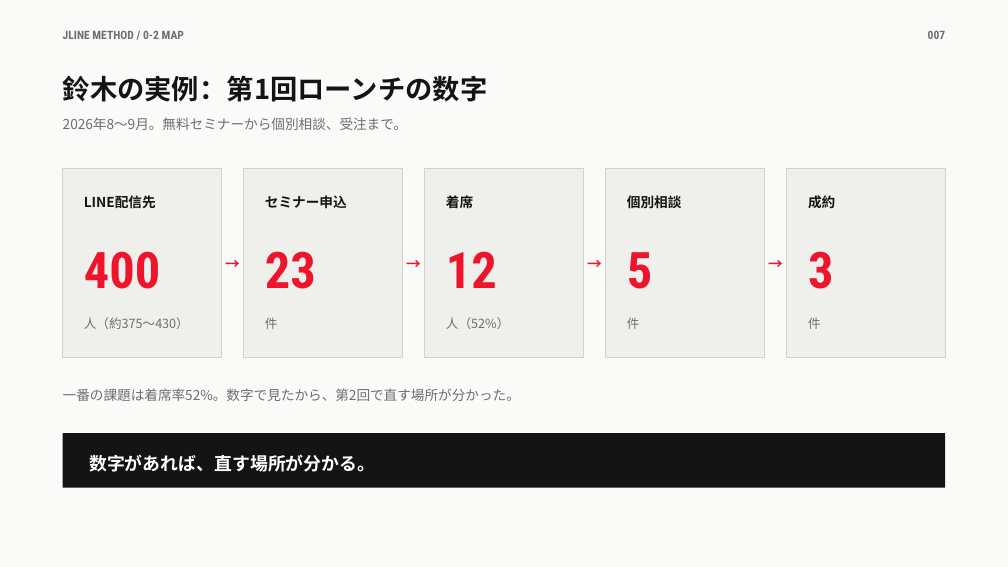
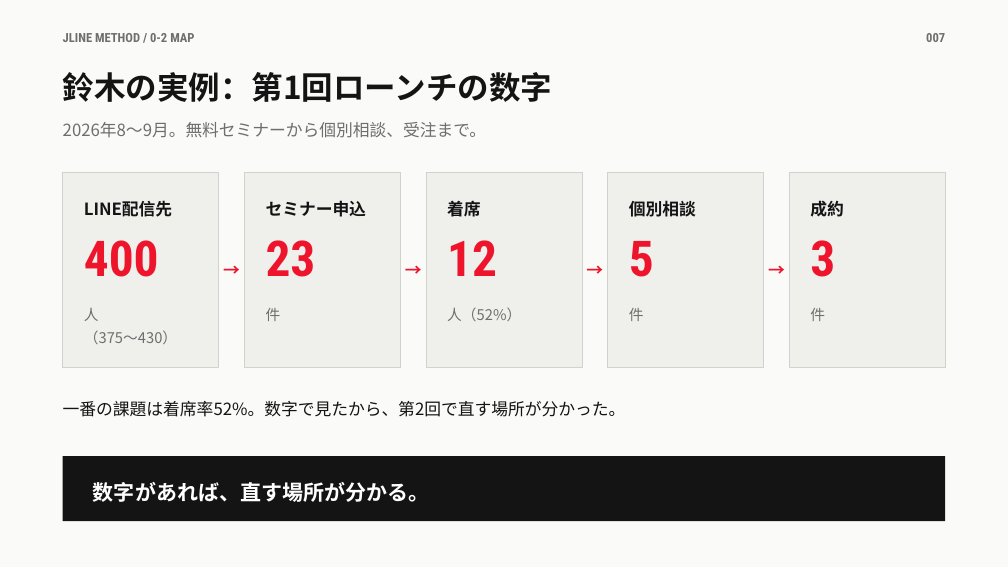
Before and after one commit to takafumisuzuki1117-sys/takafumi_suzuki, a slide deck: slide 7 of JLINEメソッド/教材/0章/0-2_全体の地図.pptx. Drawn at 1008x567 pixels with LibreOffice and Linux fonts; fonts in the diff are those of the drawing. Boxes give left, top, right and bottom in pixels: in the first picture for what was removed or moved away, otherwise in the second. Text is boxed around its words. In the diff, an @@ line names an element or a change of style, - is before the commit and + after.

```diff
--- a/JLINEメソッド/教材/0章/0-2_全体の地図.pptx
+++ b/JLINEメソッド/教材/0章/0-2_全体の地図.pptx
@@ text "JLINE METHOD / 0-2 MAP" at [63,33,194,42]: size 11 to 12 pt @@
@@ text "007" at [926,33,945,42]: size 11 to 12 pt @@
@@ text "鈴木の実例：第1回ローンチの数字" at [63,72,552,102]: size 26 to 30 pt; line spacing 1.25 to 1.2 @@
@@ rectangle: place and size @@
-rectangle at [63,169,221,358]
+rectangle at [63,172,219,368]
@@ rectangle: place and size @@
-rectangle at [243,169,402,358]
+rectangle at [244,172,400,368]
@@ rectangle: place and size @@
-rectangle at [425,169,583,358]
+rectangle at [426,172,582,368]
@@ rectangle: place and size @@
-rectangle at [606,169,764,358]
+rectangle at [608,172,764,368]
@@ rectangle: place and size @@
-rectangle at [787,169,945,358]
+rectangle at [789,172,945,368]
@@ size 13 to 16 pt in 6 elements at [63,122,486,138], [447,198,481,220], [266,200,366,217], [84,200,172,217], [629,201,696,217], [810,201,844,217] @@
@@ size 48 to 47 pt; line spacing 1.25 to 1 in 5 elements at [447,240,497,276], [266,240,316,277], [84,240,159,277], [629,241,654,277], [810,240,835,277] @@
@@ size 14 to 16 pt in 4 elements at [401,255,426,285], [764,255,789,285], [219,255,244,285], [582,255,608,285] @@
@@ text at [84,308,177,344]: text changed; size 12 to 14 pt @@
-人（約375〜430）
+人
+（375〜430）
@@ text "件": place and size @@
-text "件" at [265,317,278,329]
+text "件" at [266,308,281,321]
@@ text "人（52%）": place and size @@
-text "人（52%）" at [446,317,509,329]
+text "人（52%）" at [447,308,521,321]
@@ text "件": place and size @@
-text "件" at [627,317,640,329]
+text "件" at [629,308,644,321]
@@ size 12 to 14 pt; line spacing 1.25 to 1.3 in 4 elements at [266,308,281,321], [447,308,521,321], [629,308,644,321], [810,308,825,321] @@
@@ text "件": place and size @@
-text "件" at [808,317,821,329]
+text "件" at [810,308,825,321]
@@ text "一番の課題は着席率52%。数字で見たから、第2回で直す場所が分かった。": place and size @@
-text "一番の課題は着席率52%。数字で見たから、第2回で直す場所が分かった。" at [63,388,520,401]
+text "一番の課題は着席率52%。数字で見たから、第2回で直す場所が分かった。" at [63,401,626,417]
@@ text "一番の課題は着席率52%。数字で見たから、第2回で直す場所が分かった。" at [63,401,626,417]: size 13 to 16 pt, text colour #6E6E6E to #141414 @@
@@ rectangle: place and size @@
-rectangle at [63,433,945,488]
+rectangle at [63,456,945,521]
@@ text "数字があれば、直す場所が分かる。": place and size @@
-text "数字があれば、直す場所が分かる。" at [89,454,375,472]
+text "数字があれば、直す場所が分かる。" at [93,482,430,502]
@@ text "数字があれば、直す場所が分かる。" at [93,482,430,502]: size 17 to 20 pt @@
```
Also in this commit, not shown: 9 other slides changed, 9 other files.
